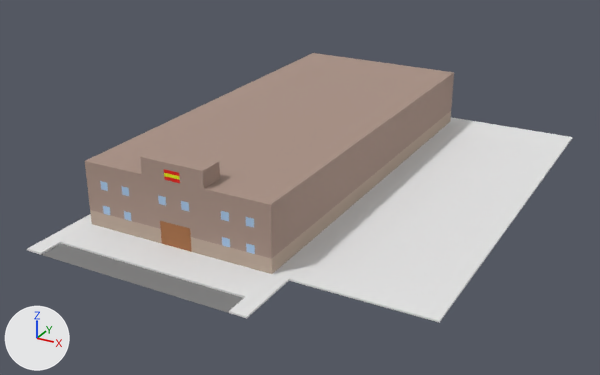
What one commit did to the Blender file assets/buildings/guardia_civil.blend.
Both versions are drawn from a camera (50 mm lens) standing at (50.3, -63.7, 42.4) and looking at (4.4, 19.8, 0.6). Lighting does not change. The marker at lower left points along +X, +Y and +Z. The older version comes first.
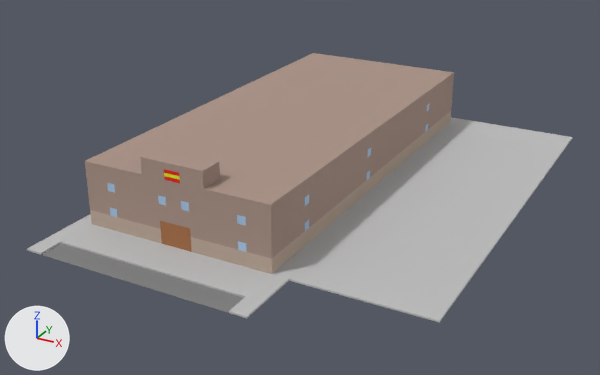
What differs and where, as boxes [x1, y1, x2, y2] in the pictures (600 x 375 px):
'Plane', recoloured (white to grey)
    both: [27, 102, 572, 323]
part 1 of me_plane, reshaped
    after: [121, 53, 569, 292]
part 2 of me_plane, recoloured
    both: [107, 183, 247, 252]
part 3 of me_plane, recoloured
    both: [100, 181, 255, 254]

The edits, one by one:
Material 'Sidewalk' (mat_sidewalk) changes colour from white #e7e7e7 to light grey #bfbfbf; in linear values from (0.8, 0.8, 0.8) to (0.521, 0.521, 0.521).
me_plane is used by ob_plane; location (0.0, 0.0, 0.0).
me_plane had 704 vertices, 672 faces and spanned x -14.0..30.0, y -8.0..56.0, z 0.0..10.0.
me_plane now has 1459 vertices, 1403 faces and spans x -14.0..30.0, y -8.0..56.0, z 0.0..10.0.
me_plane part 1: 5 vertices removed from x 14.0, y 3.0..27.0, z 0.0; 760 vertices added at x -14.0..30.0, y 7.0..45.0, z 0.0..8.0.
me_plane part 2: 4 faces spanning x -9.0..9.0, y 0.0, z 2.0..6.0 switch from mat_wall (beige #ab9387) to mat_window (blue #a7c7e7).
me_plane part 3: 8 faces spanning x -10.0..10.0, y 0.0, z 2.0..6.0 switch from mat_window (blue #a7c7e7) to mat_wall (beige #ab9387).
